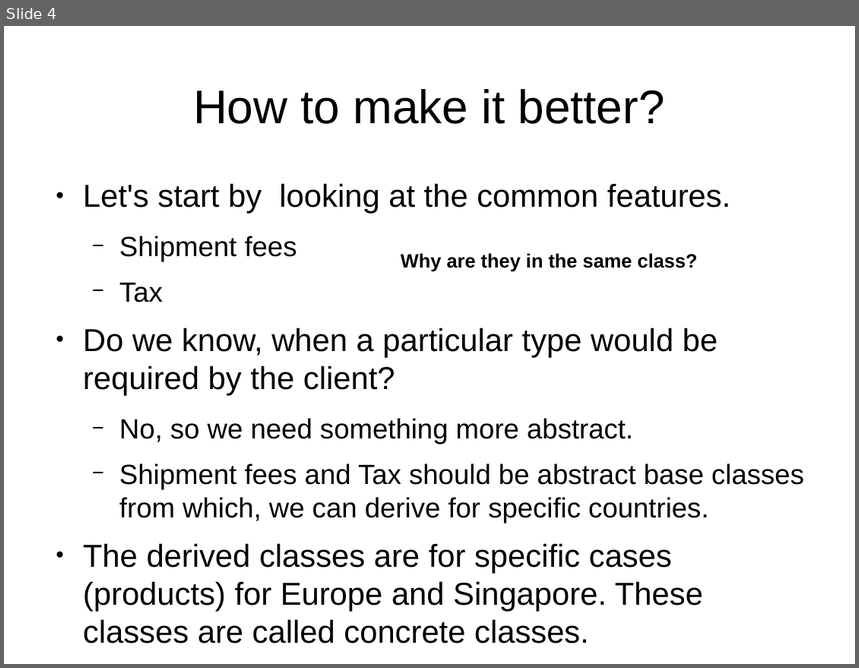
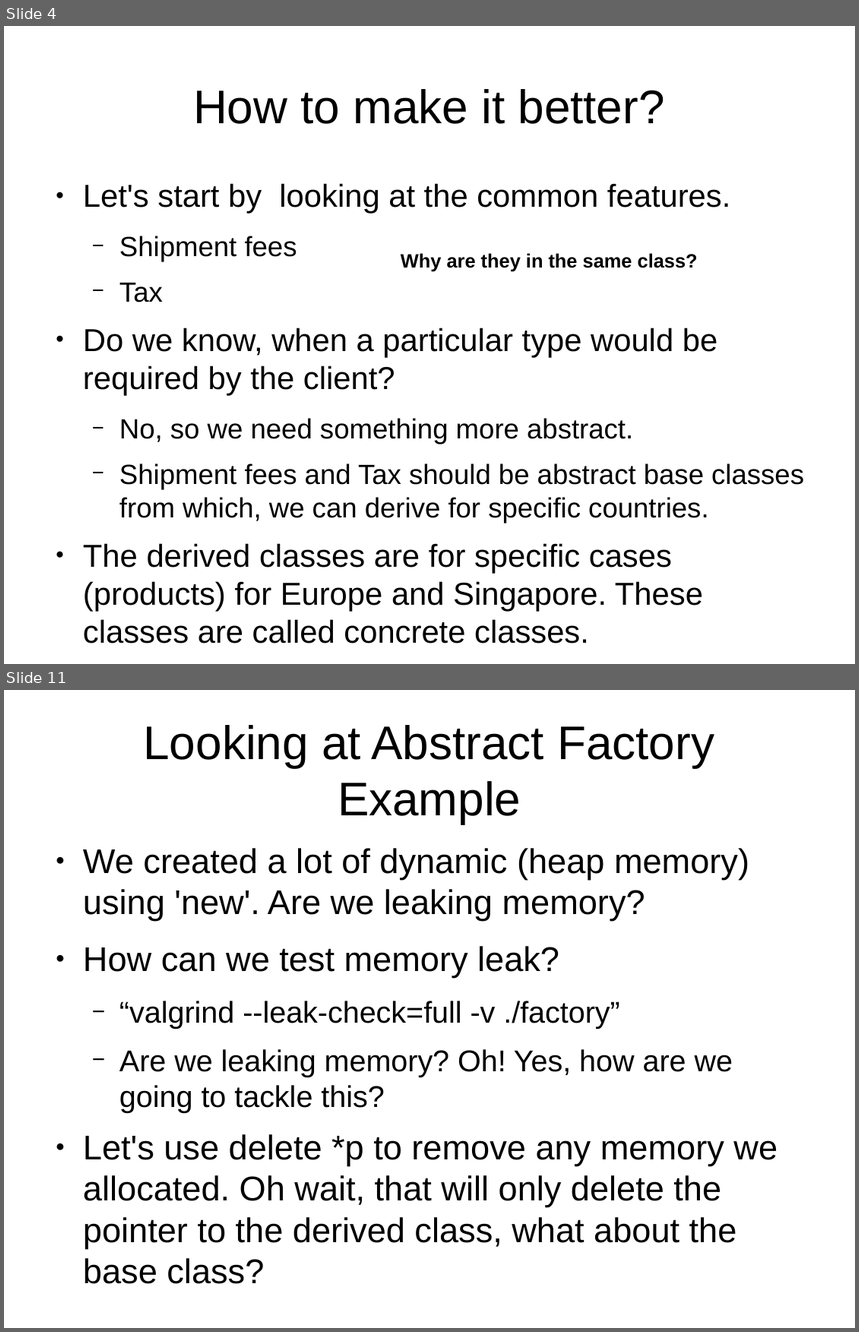
Before and after one commit to kks32/cpp-software-development, a slide deck: Ex1_Design_Pattern_Abstract_Factory/Ex1_Abstract_Factory.odp. Shown one above the other, each under a label of ours: slide 4 before the commit, slides 4 and 11 after it; the slides between them are not shown. The pictures are 859x668 and 859x1332 pixels, drawn with LibreOffice and Linux fonts; fonts in the diff are those of the drawing. Boxes give left, top, right and bottom in pixels: in the first picture for what was removed or moved away, otherwise in the second. Text is boxed around its words. In the diff, an @@ line names an element or a change of style, - is before the commit and + after.

```diff
--- a/Ex1_Design_Pattern_Abstract_Factory/Ex1_Abstract_Factory.odp
+++ b/Ex1_Design_Pattern_Abstract_Factory/Ex1_Abstract_Factory.odp
@@ slide 11 added at [4,690,855,1328], background #FFFFFF @@
@@ title added at [143,725,715,825], 44 pt, text #000000 @@
+Looking at Abstract Factory Example
@@ text added at [83,848,778,1284], 32 pt, text #000000 @@
+● We created a lot of dynamic (heap memory) using 'new'. Are we leaking memory?
+● How can we test memory leak?
+  − “valgrind --leak-check=full -v ./factory”
+  − Are we leaking memory? Oh! Yes, how are we going to tackle this?
+● Let's use delete *p to remove any memory we allocated. Oh wait, that will only delete the pointer to the derived class, what about the base class?
```
Also in this commit, not shown: 9 other slides added, 1 other file.
